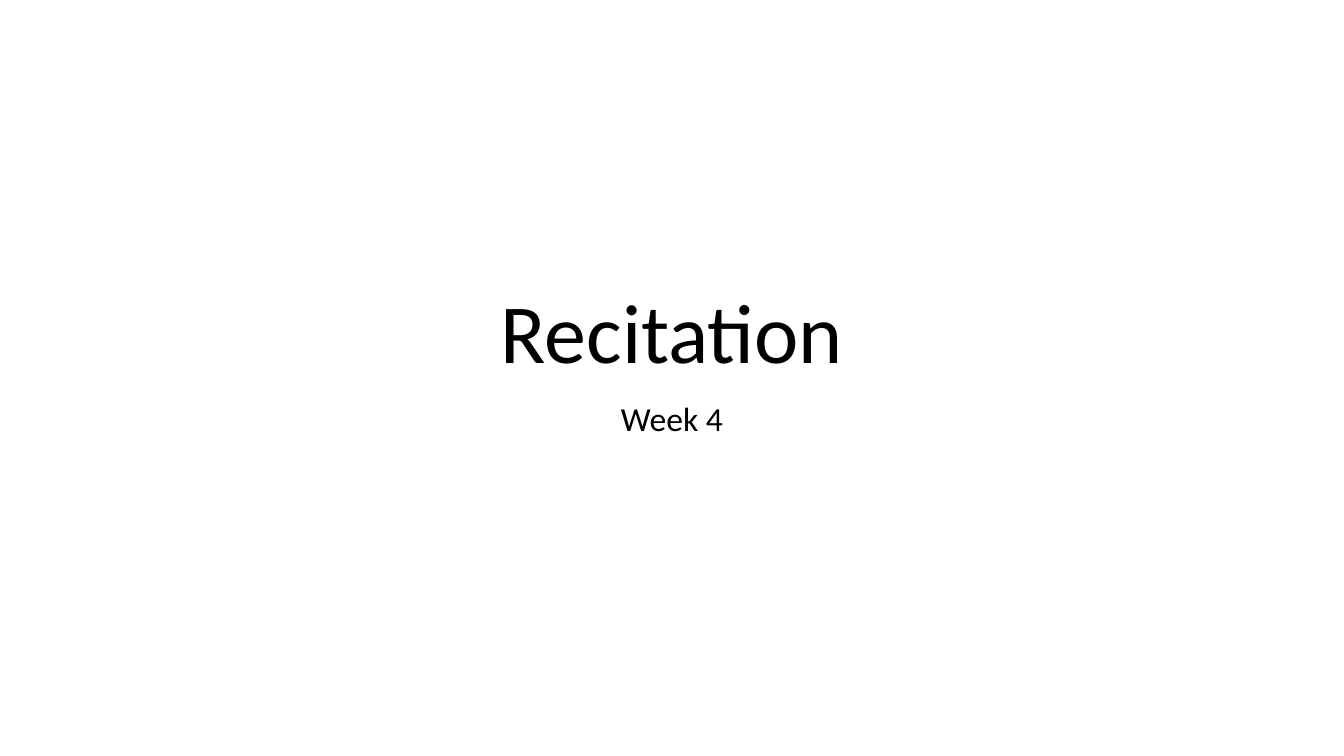
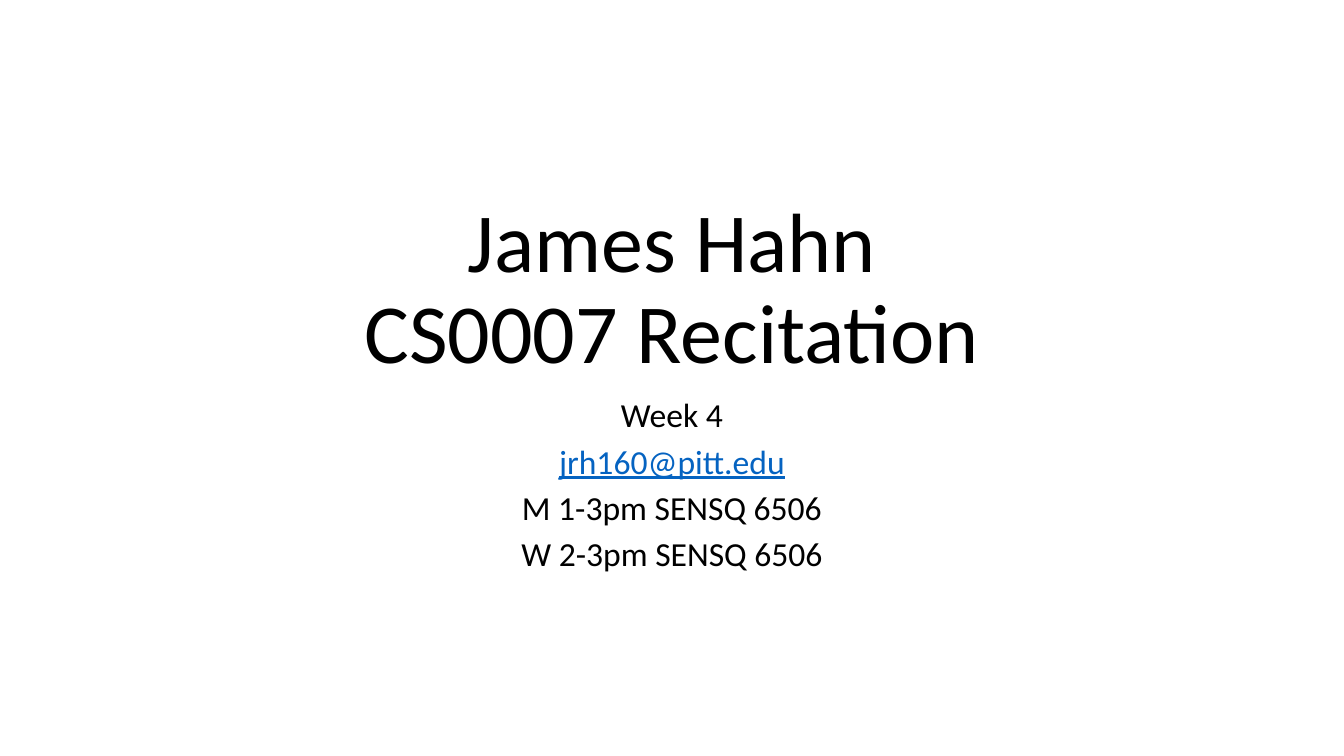
Before and after one commit to kingsman142/CS0007-UTA, a slide deck: slide 1 of Powerpoints/CS0007 Week 4.pptx. Drawn at 1344x756 pixels with LibreOffice and Linux fonts; fonts in the diff are those of the drawing. Boxes give left, top, right and bottom in pixels: in the first picture for what was removed or moved away, otherwise in the second. Text is boxed around its words. In the diff, an @@ line names an element or a change of style, - is before the commit and + after.

Commit message:
Updated powerpoint week 4
week 4

```diff
--- a/Powerpoints/CS0007 Week 4.pptx
+++ b/Powerpoints/CS0007 Week 4.pptx
@@ title at <box>364,213,979,364</box>: text changed @@
-Recitation
+James Hahn
+CS0007 Recitation
@@ subtitle at <box>621,403,723,428</box>: line spacing 0.9 to 0.8 @@
@@ subtitle at <box>521,450,822,572</box>: paragraphs added @@
+jrh160@pitt.edu
+M 1-3pm SENSQ 6506
+W 2-3pm SENSQ 6506
```
Also in this commit, not shown: 1 other slide changed, 4 slides added.
